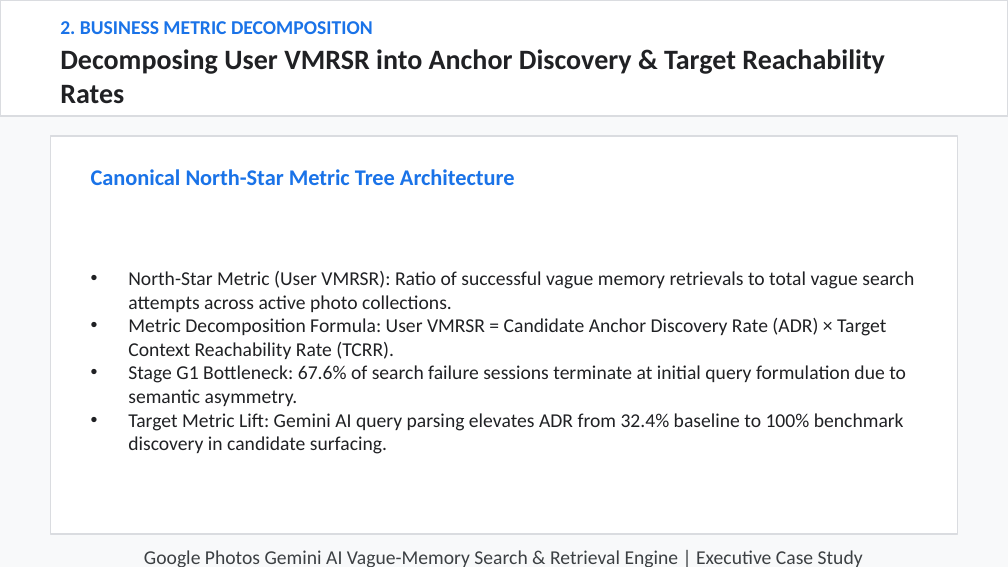
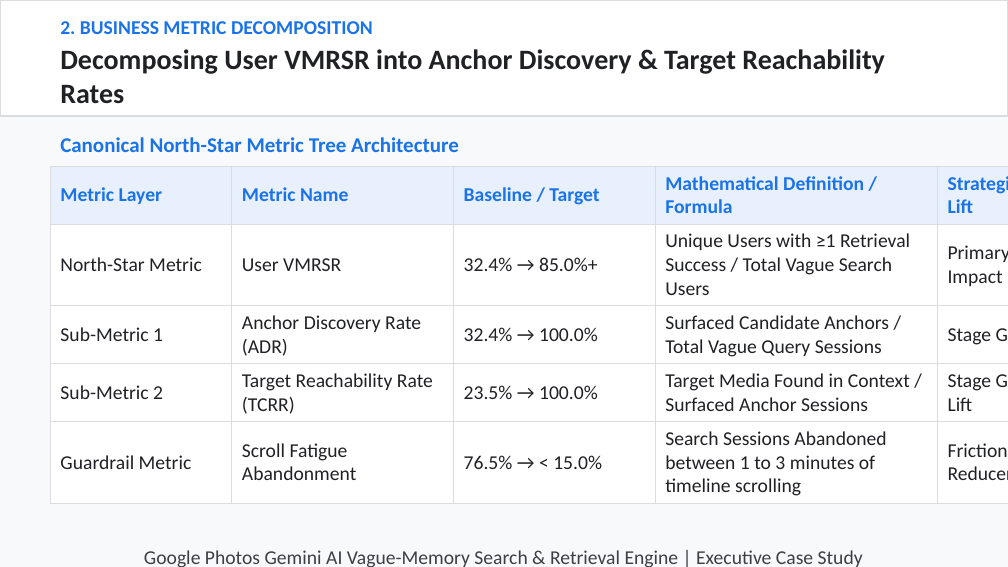
Before and after one commit to hatakekakashi05/google-photos-vague-memory-, a slide deck: slide 2 of output/NL_GooglePhotos.pptx. Drawn at 1008x567 pixels with LibreOffice and Linux fonts; fonts in the diff are those of the drawing. Boxes give left, top, right and bottom in pixels: in the first picture for what was removed or moved away, otherwise in the second. Text is boxed around its words. In the diff, an @@ line names an element or a change of style, - is before the commit and + after.

Commit message:
Generate heavy data-table driven 10-slide presentation deck NL_GooglePhotos.pptx

```diff
--- a/output/NL_GooglePhotos.pptx
+++ b/output/NL_GooglePhotos.pptx
@@ text "Canonical North-Star Metric Tree Architecture": place and size @@
-text "Canonical North-Star Metric Tree Architecture" at (91,169,515,185)
+text "Canonical North-Star Metric Tree Architecture" at (60,137,459,152)
@@ text "Canonical North-Star Metric Tree Architecture" at (60,137,459,152): size 16 to 15 pt @@
@@ rectangle removed at (50,136,958,534) @@
@@ table added at (50,166,1008,500), 5 rows, 5 columns @@
+Metric Layer | Metric Name | Baseline / Target | Mathematical Definition / Formula | Strategic Lift
+North-Star Metric | User VMRSR | 32.4% → 85.0%+ | Unique Users with ≥1 Retrieval Success / Total Vague Search Users | Primary Impact
+Sub-Metric 1 | Anchor Discovery Rate (ADR) | 32.4% → 100.0% | Surfaced Candidate Anchors / Total Vague Query Sessions | Stage G1 Lift
+Sub-Metric 2 | Target Reachability Rate (TCRR) | 23.5% → 100.0% | Target Media Found in Context / Surfaced Anchor Sessions | Stage G2/G3 Lift
+Guardrail Metric | Scroll Fatigue Abandonment | 76.5% → < 15.0% | Search Sessions Abandoned between 1 to 3 minutes of timeline scrolling | Friction Reducer
@@ text removed at (128,271,914,454) @@
-• North-Star Metric (User VMRSR): Ratio of successful vague memory retrievals to total vague search attempts across active photo collections.
-• Metric Decomposition Formula: User VMRSR = Candidate Anchor Discovery Rate (ADR) × Target Context Reachability Rate (TCRR).
-• Stage G1 Bottleneck: 67.6% of search failure sessions terminate at initial query formulation due to semantic asymmetry.
-• Target Metric Lift: Gemini AI query parsing elevates ADR from 32.4% baseline to 100% benchmark discovery in candidate surfacing.
```
Also in this commit, not shown: 8 other slides changed, 1 slide added, 1 slide removed, 2 other files.
